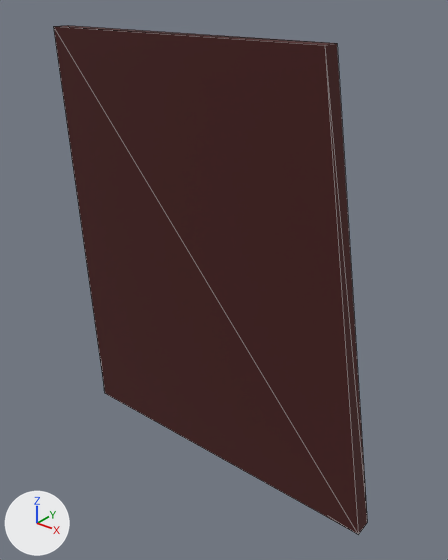
One commit to the glTF model Art/LowPoly_AgeOfEchoes/Exports/NPC_Parts/SM_NPC_Back_01_Cape.glb: the scene before it, then after it.
Camera for both pictures: a camera (50 mm lens) standing at (0.56, -0.41, 1.191) and looking at (0.011, 0.277, 0.765). Every picture has the same lights, and +X, +Y and +Z are marked at lower left. The picture after the commit comes second. Mesh edges are drawn as thin lines. Vertices at exactly the same position are counted once.

Script lines for the objects in view, before the commit:
```python
me_sm_npc_back_01_cape = bpy.data.meshes.new('SM_NPC_Back_01_Cape')
me_sm_npc_back_01_cape.from_pydata(...)  # 8 vertices, 12 faces; spans x -0.29..0.29, y 0.18..0.29, z 0.42..1.13
me_sm_npc_back_01_cape.materials.append(mat_mat_aoe_wine)  # dark red #4a1b19
ob_sm_npc_back_01_cape = bpy.data.objects.new('SM_NPC_Back_01_Cape', me_sm_npc_back_01_cape)
ob_sm_npc_back_01_cape.location = (0.0, 0.0, 0.0)
```
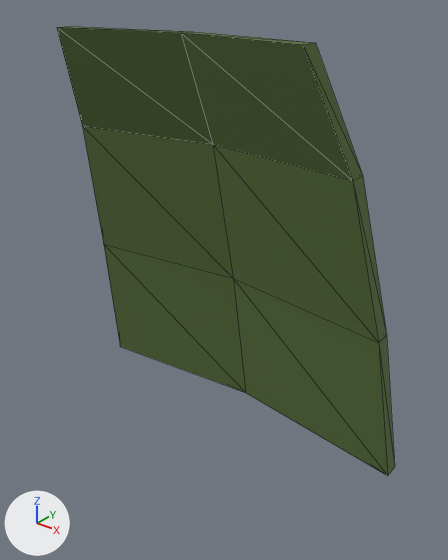
Boxes [x1, y1, x2, y2] around the edits, measured in the pictures (448 x 560 px):
'SM_NPC_Back_01_Cape', reshaped, recoloured (8% wider, 12% shorter)
    before: [53, 25, 367, 534]
    after: [57, 26, 395, 476]

Diff of the bpy script that builds the scene:
```diff
--- a/Art/LowPoly_AgeOfEchoes/Exports/NPC_Parts/SM_NPC_Back_01_Cape.glb.py
+++ b/Art/LowPoly_AgeOfEchoes/Exports/NPC_Parts/SM_NPC_Back_01_Cape.glb.py
@@ mat_mat_aoe_npc_moss @@
+mat_mat_aoe_npc_moss = principled_material('MAT_AOE_NPC_Moss')
+mat_mat_aoe_npc_moss.base_color = (0.0946, 0.155, 0.0397)  # dark green #576e38
+mat_mat_aoe_npc_moss.roughness = 0.78
@@ me_sm_npc_back_01_cape @@
 # used by ob_sm_npc_back_01_cape; location = (0.0, 0.0, 0.0)
-me_sm_npc_back_01_cape.from_pydata(...)  # 8 vertices, 12 faces; spans x -0.29..0.29, y 0.18..0.29, z 0.42..1.13
-me_sm_npc_back_01_cape.materials.append(mat_mat_aoe_wine)  # dark red #4a1b19
+me_sm_npc_back_01_cape.from_pydata(...)  # 24 vertices, 44 faces; spans x -0.3..0.3, y 0.17..0.38, z 0.5..1.13
+# me_sm_npc_back_01_cape part 1: the whole mesh is rebuilt
+me_sm_npc_back_01_cape.materials.append(mat_mat_aoe_npc_moss)  # dark green #576e38
```
